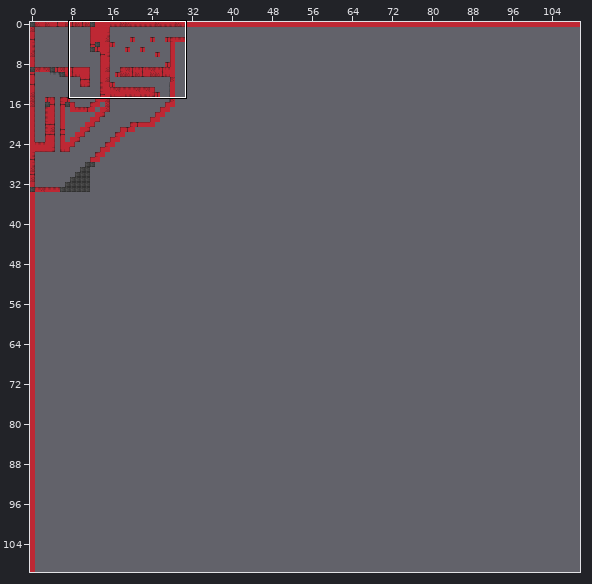
Tiled map: res/level1.tmx. Above, an overview of the earlier version with the close-up marked.
Close-up. First the earlier version:
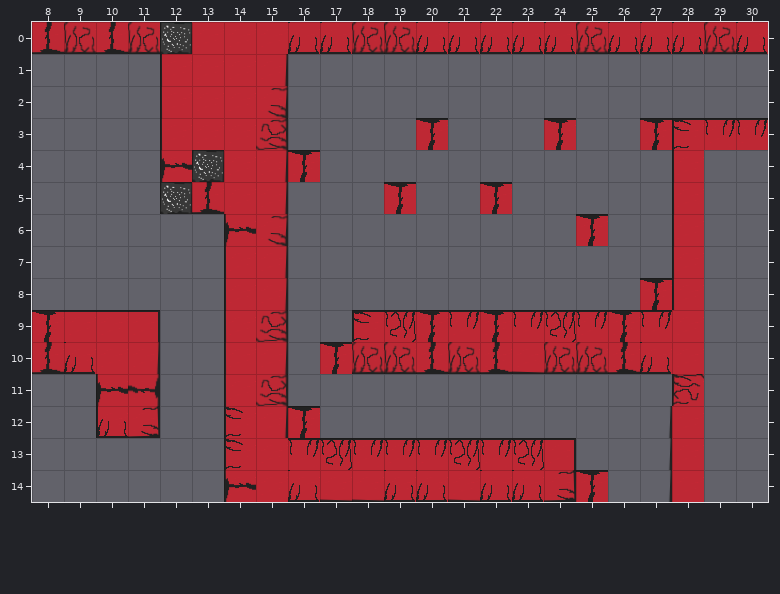
Cells are 32x32 px. Shown: x 8..30, y 0..14.
New version:
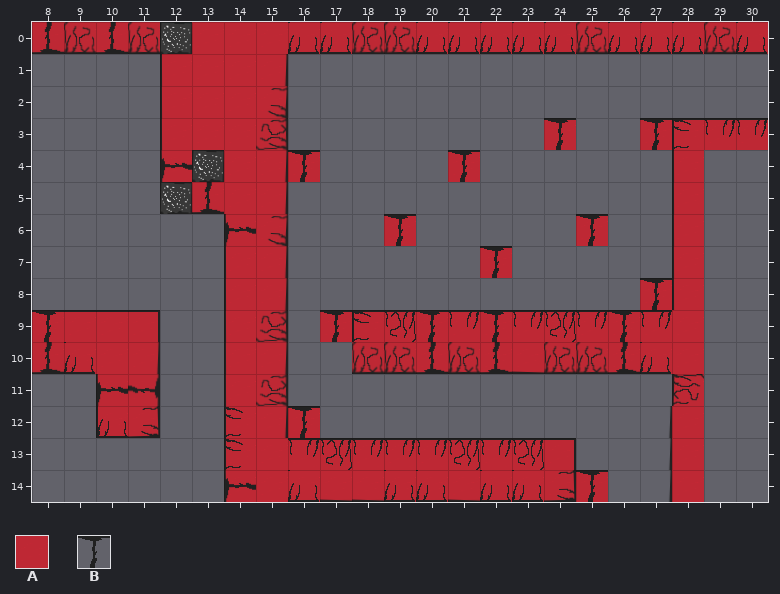
Key: from "Diverses": A 6, B 67.
_ is an empty cell.
See-through tiles are keyed as they look on the map.
Changes in this commit:
Layer "Blocked":
Tile A is added in row 4 at x 21; in row 6 at x 19; in row 7 at x 22; in row 9 at x 17.
Tile A is gone in row 3 at x 20; in row 5 at x 19 and 22; in row 10 at x 17.
Layer "Kachelebene 1":
Tile B is added in row 4 at x 21; in row 6 at x 19; in row 7 at x 22; in row 9 at x 17.
Tile B is gone in row 3 at x 20; in row 5 at x 19 and 22; in row 10 at x 17.
Where, in picture pixels (left, top, right, bottom), the same in both close-ups:
changed: (416, 118, 512, 214)
changed: (384, 182, 416, 246)
added: (480, 246, 512, 278)
changed: (320, 310, 352, 374)
